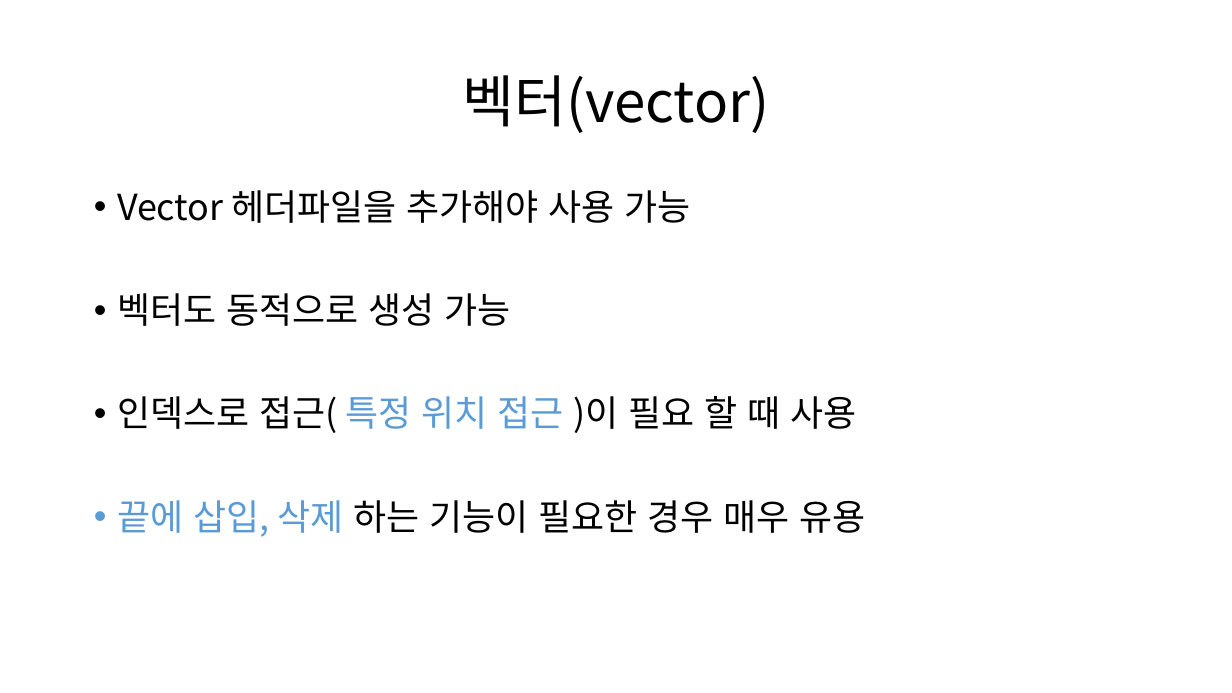
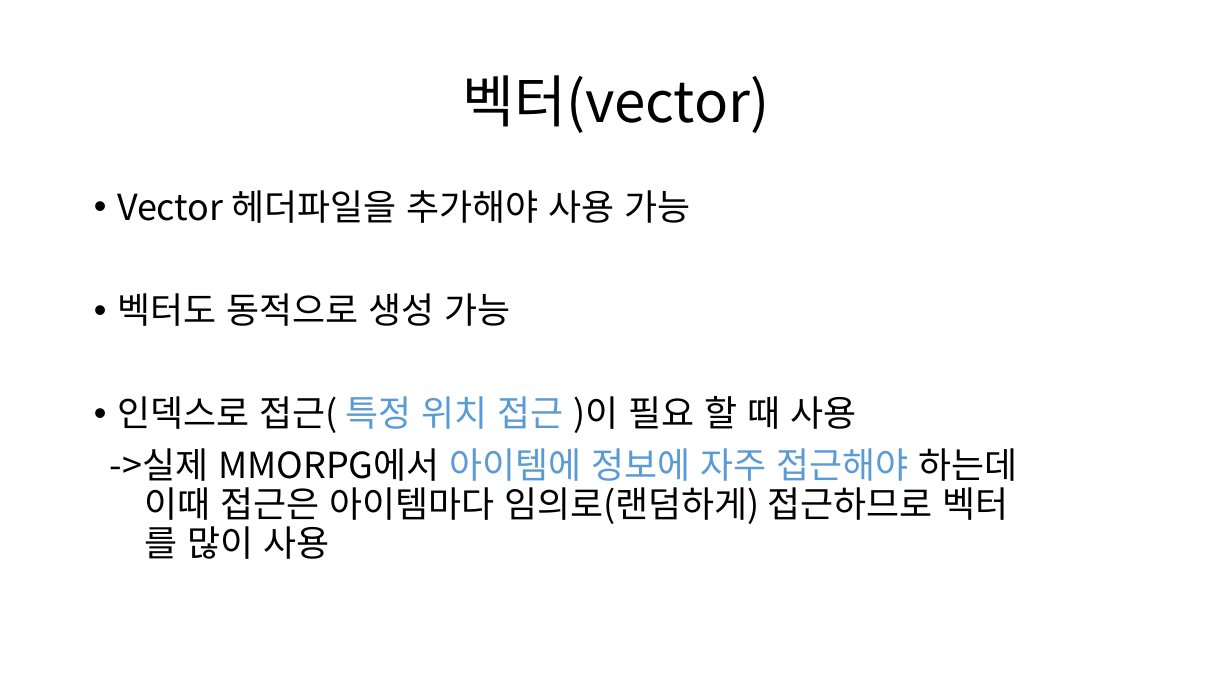
Before and after one commit to LeeInJae/meteor, a slide deck: slide 10 of Study/20131007_LeeInJae/STL.pptx (slide 6 before the commit). Drawn at 1232x693 pixels with LibreOffice and Linux fonts; fonts in the diff are those of the drawing. Boxes give left, top, right and bottom in pixels: in the first picture for what was removed or moved away, otherwise in the second. Text is boxed around its words. In the diff, an @@ line names an element or a change of style, - is before the commit and + after.

```diff
--- a/Study/20131007_LeeInJae/STL.pptx
+++ b/Study/20131007_LeeInJae/STL.pptx
@@ text at [110,448,1018,559]: text changed @@
-• 끝에 삽입, 삭제 하는 기능이 필요한 경우 매우 유용
+->실제 MMORPG에서 아이템에 정보에 자주 접근해야 하는데
+이때 접근은 아이템마다 임의로(랜덤하게) 접근하므로 벡터
+를 많이 사용
```
Also in this commit, not shown: 2 other slides changed, 10 slides added, 2 other files.
